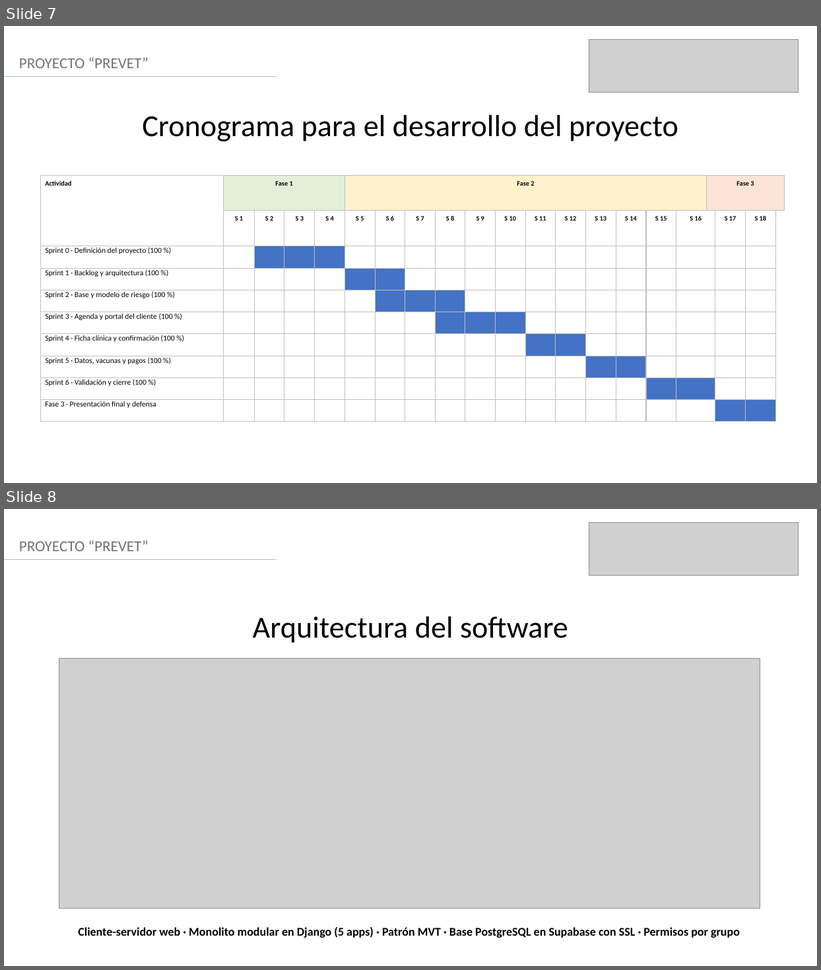
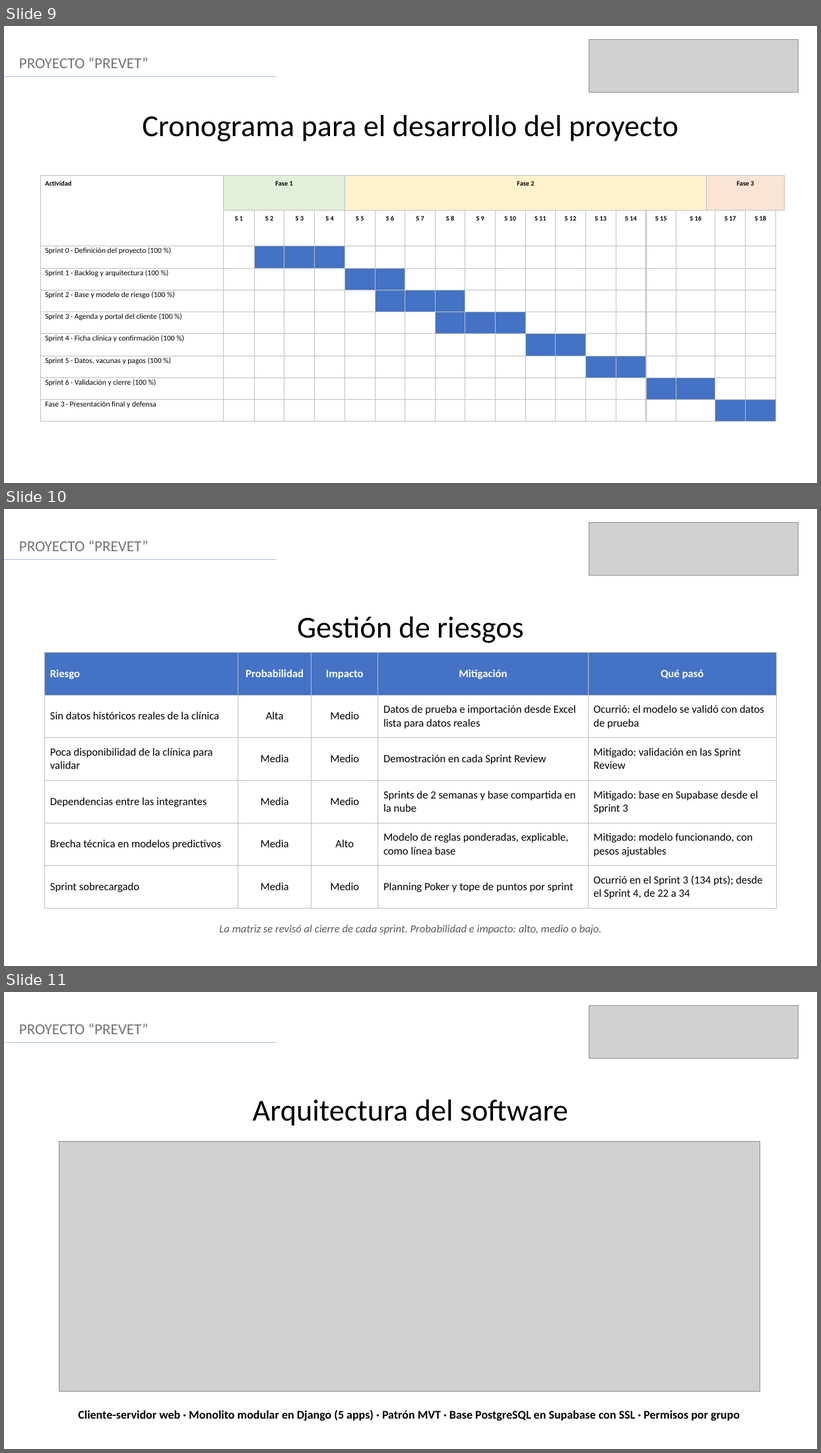
Before and after one commit to KatUci/PreVet, a slide deck: Fase 3/Evidencias Grupales/Presentación Final del proyecto (Español).pptx. Shown one above the other, each under a label of ours: slides 7 and 8 before the commit, slides 9, 10 and 11 after it. The pictures are 821x970 and 821x1453 pixels, drawn with LibreOffice and Linux fonts; fonts in the diff are those of the drawing; grey boxes stand for pictures. Boxes give left, top, right and bottom in pixels: in the first picture for what was removed or moved away, otherwise in the second. Text is boxed around its words. In the diff, an @@ line names an element or a change of style, - is before the commit and + after.

Commit message:
Agrega a la presentación final mercado, canales, riesgos, estructura del código y evaluación económica, con su planilla de cálculo

```diff
--- a/Fase 3/Evidencias Grupales/Presentación Final del proyecto (Español).pptx
+++ b/Fase 3/Evidencias Grupales/Presentación Final del proyecto (Español).pptx
@@ slide 10 added at [4, 509, 817, 966], background #FFFFFF @@
@@ picture added at [589, 523, 799, 576] @@
@@ text added at [19, 540, 149, 551], 18 pt, text #767171 @@
+PROYECTO “PREVET”
@@ line added from (4, 560) to (277, 560), #ABC0E4 1.25 pt @@
@@ text added at [297, 617, 524, 643], 36 pt, text #000000 @@
+Gestión de riesgos
@@ table added at [45, 652, 776, 908], 6 rows, 5 columns @@
+Riesgo | Probabilidad | Impacto | Mitigación | Qué pasó
+Sin datos históricos reales de la clínica | Alta | Medio | Datos de prueba e importación desde Excel lista para datos reales | Ocurrió: el modelo se validó con datos de prueba
+Poca disponibilidad de la clínica para validar | Media | Medio | Demostración en cada Sprint Review | Mitigado: validación en las Sprint Review
+Dependencias entre las integrantes | Media | Medio | Sprints de 2 semanas y base compartida en la nube | Mitigado: base en Supabase desde el Sprint 3
+Brecha técnica en modelos predictivos | Media | Alto | Modelo de reglas ponderadas, explicable, como línea base | Mitigado: modelo funcionando, con pesos ajustables
+Sprint sobrecargado | Media | Medio | Planning Poker y tope de puntos por sprint | Ocurrió en el Sprint 3 (134 pts); desde el Sprint 4, de 22 a 34
@@ text added at [219, 925, 602, 935], 13 pt, text #595959, italic @@
+La matriz se revisó al cierre de cada sprint. Probabilidad e impacto: alto, medio o bajo.
@@ what was slide 7 is now slide 9 @@
@@ what was slide 8 is now slide 11 @@
```
Also in this commit, not shown: 2 slides changed, 7 other slides added, 1 other file.
